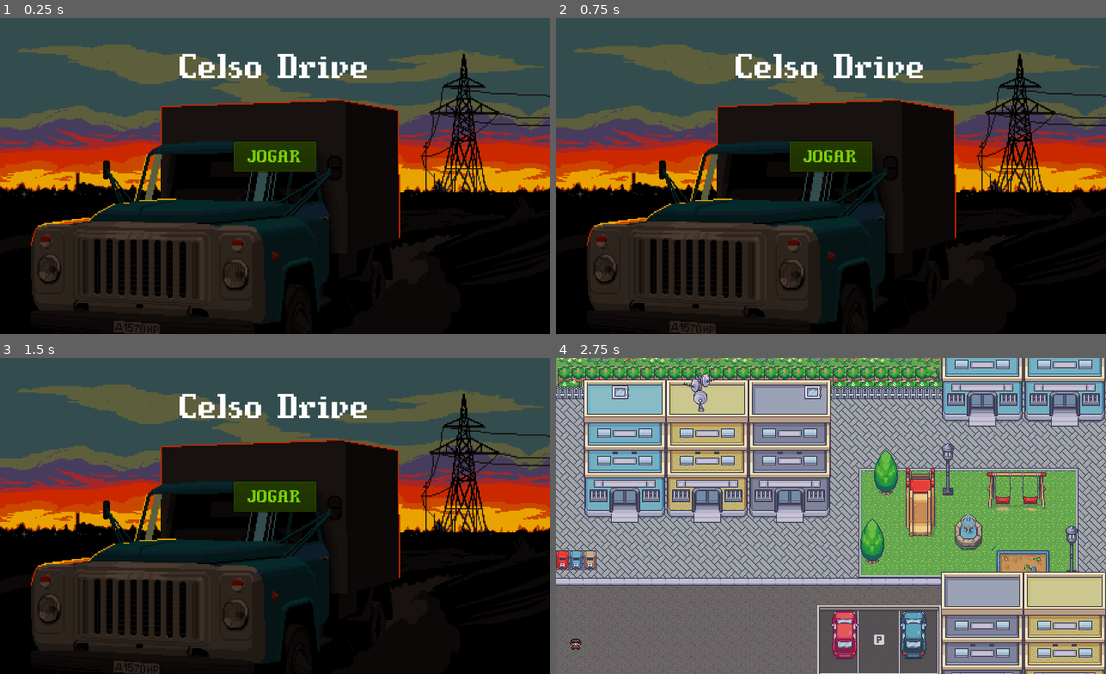
Above: before the commit, frames 1-4 (two rows, left to right).
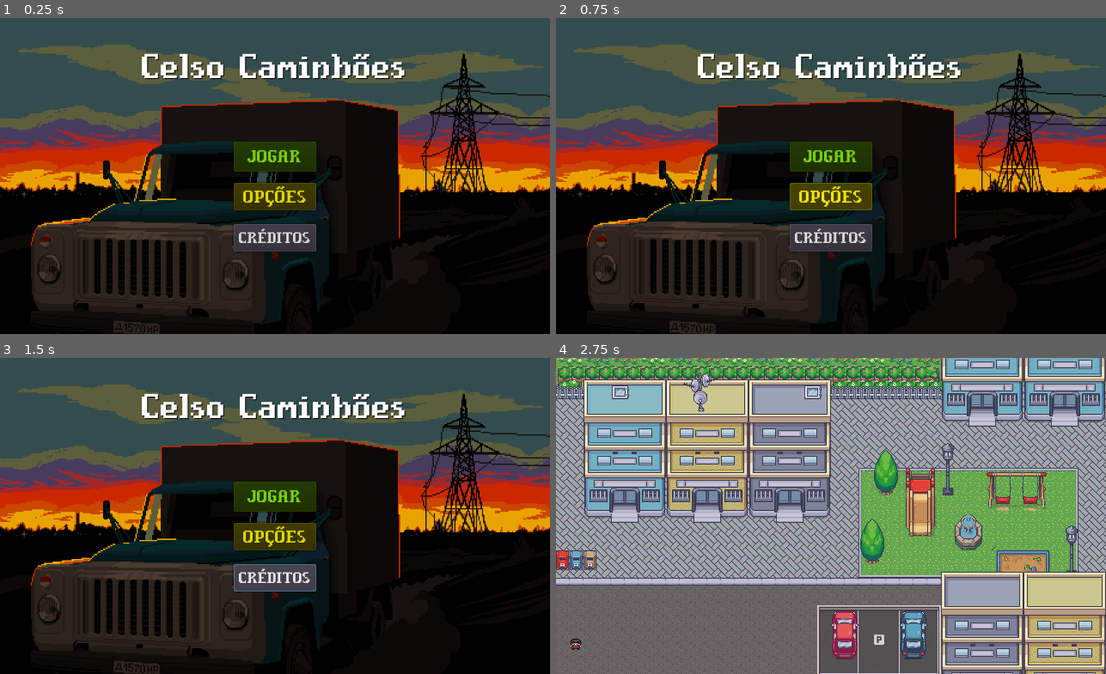
Above: after the commit, the same moments.

Repository: 2023M1T6-Inteli/grupo2
Game: Godot game, scene res://Scenes/MenuInicial.tscn
Two runs of this game, one before a commit and one after it. Both use one fixed random seed, a clock stepped at 60 frames per second and the inputs below.
Inputs (mouse positions are in pixels of both pictures, inside the frame that each line leads up to):
- Up to frame 1 (0.25 s): no input
- Up to frame 2 (0.75 s): click (831, 198) at 0.5 s, where only the run after the commit has a clickable "OPÇÕES"
- Up to frame 3 (1.5 s): click (275, 579) at 1.25 s, where only the run after the commit has a clickable "CRÉDITOS"
- Up to frame 4 (2.75 s): click "JOGAR" at 2 s

The runs differ from the first frame. In frame 1, 4.5% of the frame differs, in the area x 25-74%, y 11-74%; in frame 2, 4.5%; in frame 3, 4.6%; in frame 4, nothing differs.

Commit message:
feat: adiciona novos botões ao menu inicial

Diff:
--- a/src/FirstClass/Scenes/MenuInicial.tscn
+++ b/src/FirstClass/Scenes/MenuInicial.tscn
@@ -1,17 +1,31 @@
-[gd_scene load_steps=7 format=2]
+[gd_scene load_steps=11 format=2]
 
 [ext_resource path="res://Assets/Tilesets/bg_menu.png" type="Texture" id=1]
 [ext_resource path="res://Scripts/MenuInicial.gd" type="Script" id=2]
 [ext_resource path="res://Assets/Fonts/CompassPro.ttf" type="DynamicFontData" id=3]
 [ext_resource path="res://Assets/Music/Forró Estilizado.mp3" type="AudioStream" id=4]
 
+[sub_resource type="DynamicFont" id=2]
+size = 50
+font_data = ExtResource( 3 )
+
 [sub_resource type="DynamicFont" id=1]
 size = 25
 font_data = ExtResource( 3 )
 
-[sub_resource type="DynamicFont" id=2]
-size = 50
-font_data = ExtResource( 3 )
+[sub_resource type="DynamicFontData" id=3]
+font_path = "res://Assets/Fonts/CompassPro.ttf"
+
+[sub_resource type="DynamicFont" id=4]
+size = 25
+font_data = SubResource( 3 )
+
+[sub_resource type="DynamicFontData" id=5]
+font_path = "res://Assets/Fonts/CompassPro.ttf"
+
+[sub_resource type="DynamicFont" id=6]
+size = 22
+font_data = SubResource( 5 )
 
 [node name="MenuInicial" type="Node2D"]
 script = ExtResource( 2 )
@@ -23,7 +37,19 @@
 texture = ExtResource( 1 )
 expand = true
 
-[node name="Button" type="Button" parent="."]
+[node name="Label" type="Label" parent="."]
+anchor_right = 0.5
+margin_left = 160.0
+margin_top = 32.0
+margin_right = 480.0
+margin_bottom = 80.0
+custom_colors/font_color_shadow = Color( 0, 0, 0, 1 )
+custom_fonts/font = SubResource( 2 )
+text = "Celso Caminhões"
+align = 1
+valign = 1
+
+[node name="JogarButton" type="Button" parent="."]
 modulate = Color( 0.545098, 0.929412, 0.0313726, 1 )
 margin_left = 272.0
 margin_top = 144.0
@@ -32,20 +58,27 @@
 custom_fonts/font = SubResource( 1 )
 text = "JOGAR"
 
-[node name="Label" type="Label" parent="."]
-anchor_right = 0.5
-margin_left = 208.0
-margin_top = 32.0
-margin_right = 432.0
-margin_bottom = 80.0
-custom_fonts/font = SubResource( 2 )
-text = "Celso Drive"
-align = 1
-valign = 1
+[node name="ConfigButton" type="Button" parent="."]
+modulate = Color( 1, 0.960784, 0.0117647, 1 )
+margin_left = 272.0
+margin_top = 192.0
+margin_right = 368.0
+margin_bottom = 224.0
+custom_fonts/font = SubResource( 4 )
+text = "OPÇÕES"
+
+[node name="CreditosButton" type="Button" parent="."]
+modulate = Color( 1, 0.976471, 0.976471, 1 )
+margin_left = 272.0
+margin_top = 240.0
+margin_right = 368.0
+margin_bottom = 272.0
+custom_fonts/font = SubResource( 6 )
+text = "CRÉDITOS"
 
 [node name="AudioStreamPlayer" type="AudioStreamPlayer" parent="."]
 stream = ExtResource( 4 )
 volume_db = -17.333
 autoplay = true
 
-[connection signal="pressed" from="Button" to="." method="_on_Button_pressed"]
+[connection signal="pressed" from="JogarButton" to="." method="_on_Button_pressed"]
